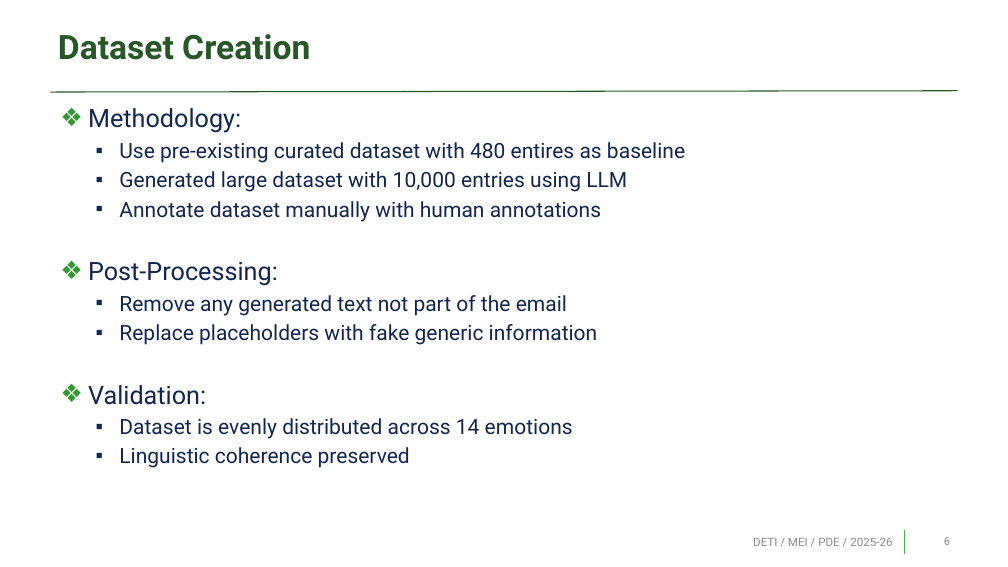
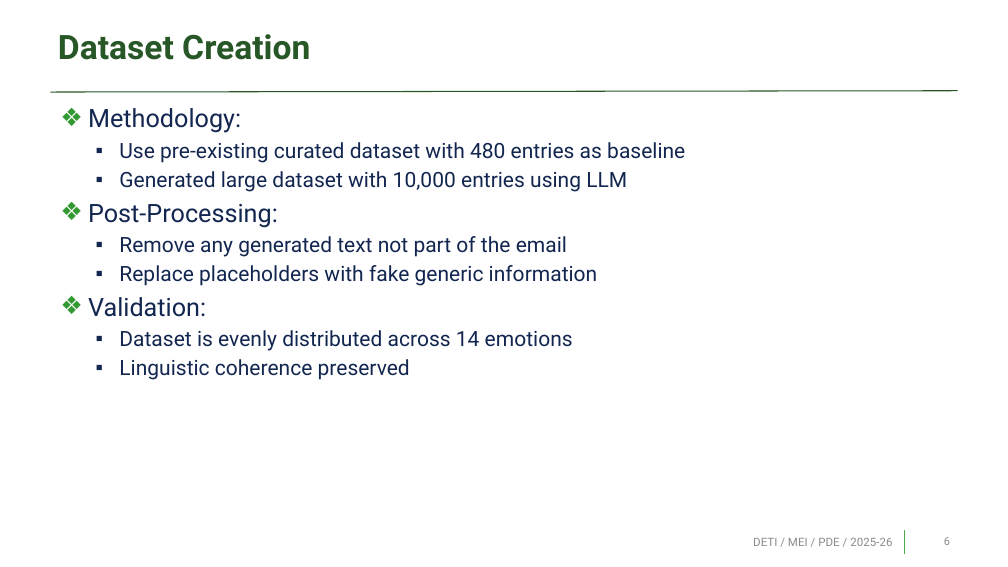
Before and after one commit to Pedrinho-Dev01/tese-phishing, a slide deck: slide 6 of sprints/pre_thesis.pptx. Drawn at 1008x567 pixels with LibreOffice and Linux fonts; fonts in the diff are those of the drawing; background and template pictures are left out. Boxes give left, top, right and bottom in pixels: in the first picture for what was removed or moved away, otherwise in the second. Text is boxed around its words. In the diff, an @@ line names an element or a change of style, - is before the commit and + after.

```diff
--- a/sprints/pre_thesis.pptx
+++ b/sprints/pre_thesis.pptx
@@ text at <box>119,142,685,163</box>: text changed @@
-  ▪ Use pre-existing curated dataset with 480 entires as baseline
+  ▪ Use pre-existing curated dataset with 480 entries as baseline
@@ text at <box>119,201,601,222</box>: paragraph removed @@
-  ▪ Annotate dataset manually with human annotations
```
Also in this commit, not shown: 6 other slides changed, 1 slide added, 3 other files.
